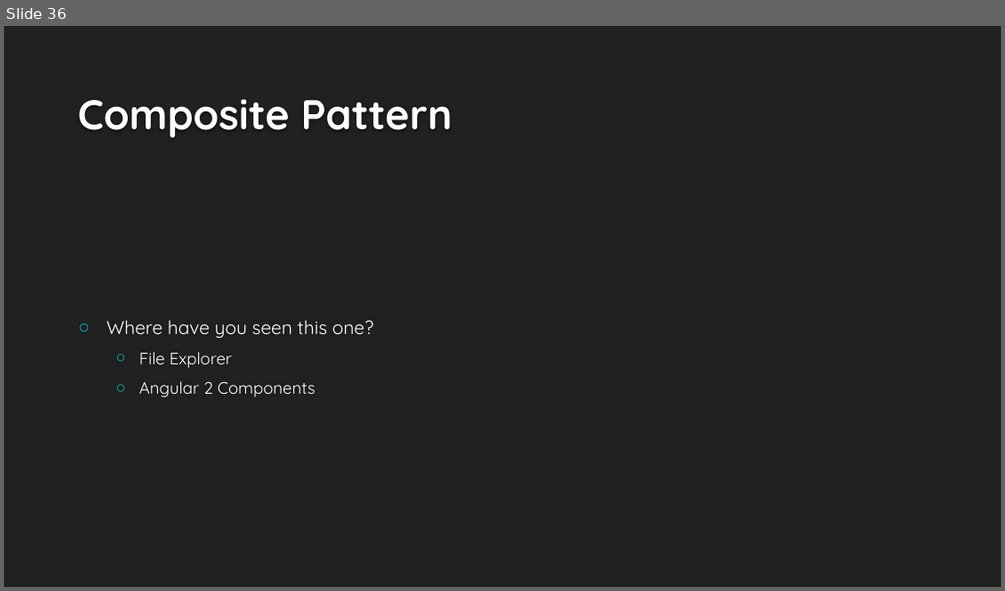
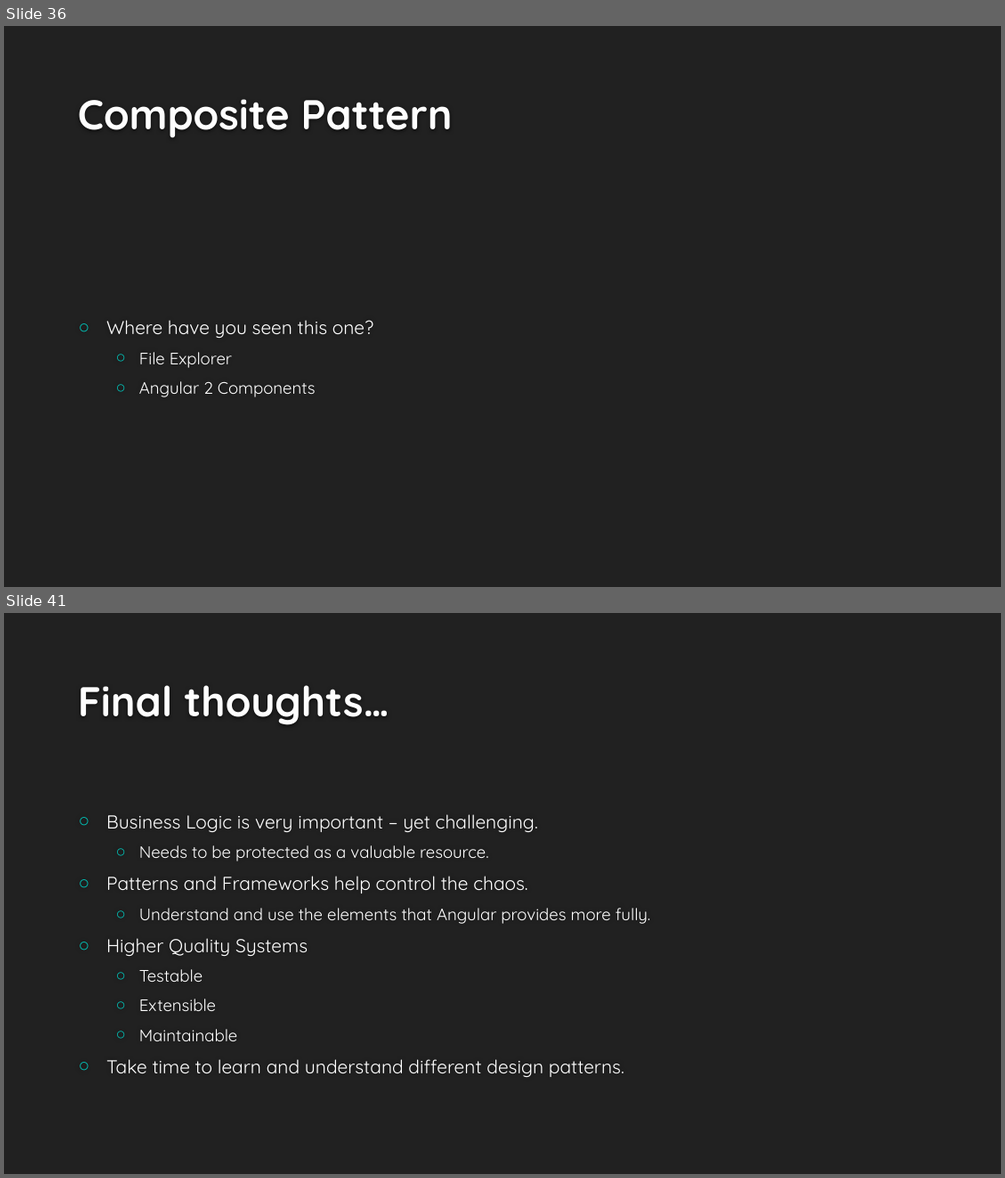
Before and after one commit to buildmotion/better-business-logic-with-typescript, a slide deck: Presentation/Better Business Logic with Typescript.pptx. Shown one above the other, each under a label of ours: slide 36 before the commit, slides 36 and 41 after it; the slides between them are not shown. The pictures are 1005x591 and 1005x1178 pixels, drawn with LibreOffice and Linux fonts; fonts in the diff are those of the drawing; background and template pictures are left out. Boxes give left, top, right and bottom in pixels: in the first picture for what was removed or moved away, otherwise in the second. Text is boxed around its words. In the diff, an @@ line names an element or a change of style, - is before the commit and + after.

```diff
--- a/Presentation/Better Business Logic with Typescript.pptx
+++ b/Presentation/Better Business Logic with Typescript.pptx
@@ slide 41 added at (4,613,1001,1174), background #212121 @@
@@ title added at (78,685,388,725), 40 pt, text #FEFEFE, bold @@
+Final thoughts…
@@ text added at (106,814,650,1077), 18 pt, text #FFFFFF @@
+○ Business Logic is very important – yet challenging.
+  ○ Needs to be protected as a valuable resource.
+○ Patterns and Frameworks help control the chaos.
+  ○ Understand and use the elements that Angular provides more fully.
+○ Higher Quality Systems
+  ○ Testable
+  ○ Extensible
+  ○ Maintainable
+○ Take time to learn and understand different design patterns.
```
Also in this commit, not shown: 3 slides changed, 4 other slides added, 7 other files.
